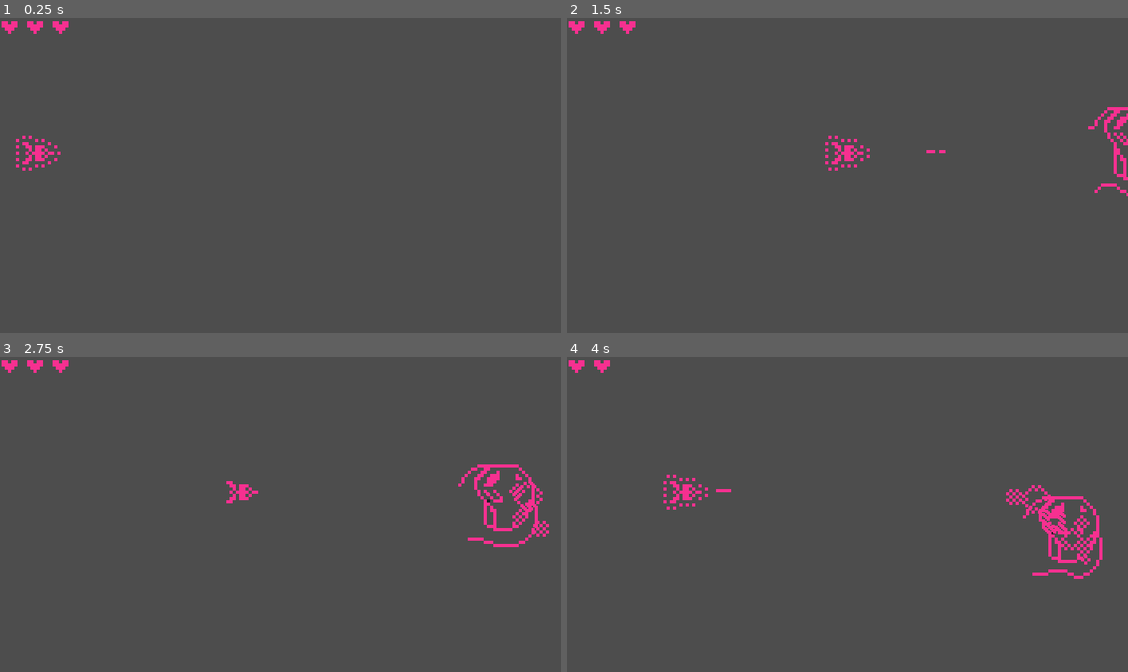
Above: before the commit, frames 1-4 (two rows, left to right).
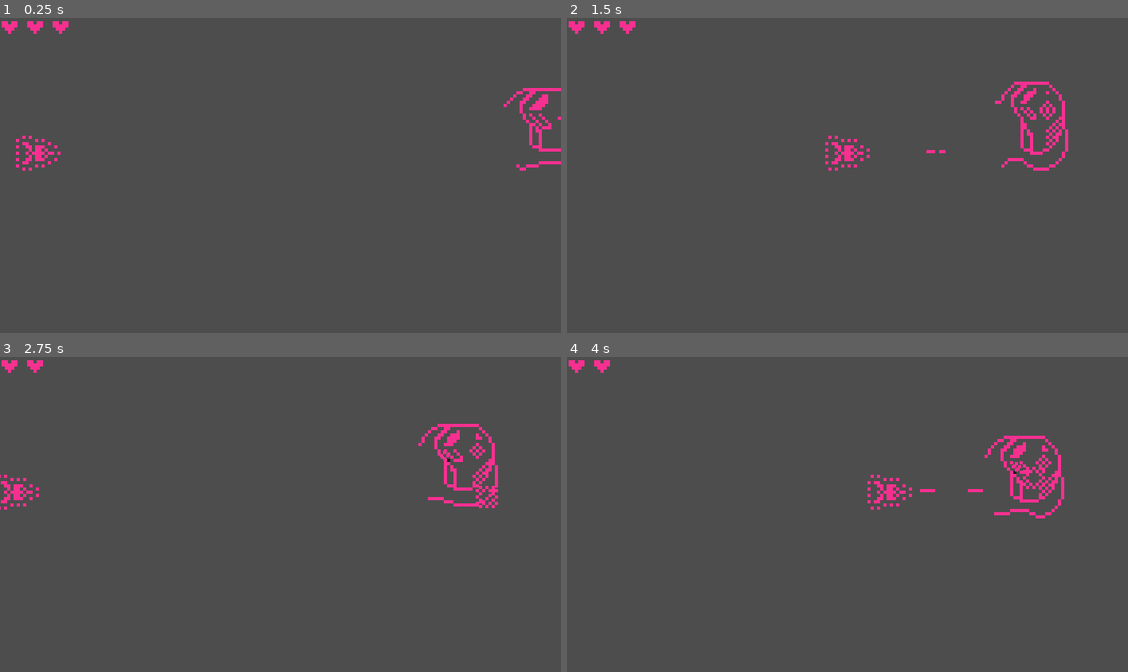
Above: after the commit, the same moments.

Repository: victor-romero-martinez/space-umpact
Game: Godot game, scene res://test/test_room.tscn
The game is run twice, just before and just after one commit, with the same random seed, the same clock (stepped at 60 frames per second) and the same inputs. This scene is started directly instead of the project's main scene.
Inputs:
- Up to frame 1 (0.25 s): no input
- Up to frame 2 (1.5 s): tap Enter (ui_accept) at 0.5, 0.77 s; hold Right (ui_right) from 0.53 s (still down)
- Up to frame 3 (2.75 s): tap Enter (ui_accept) at 1.52 s; release Right (ui_right) at 2.03 s; hold Left (ui_left) from 2.03 s (still down)
- Up to frame 4 (4 s): release Left (ui_left) at 2.78 s; hold Right (ui_right) from 2.78 s (still down); tap Enter (ui_accept) at 3.02, 3.77 s

The runs differ from the first frame. In frame 1, 0.6% of the frame differs, in the area x 89-100%, y 22-49%; in frame 2, 1.3%; in frame 3, 2.3%; in frame 4, 2.7%, in the area x 17-96%, y 25-71%.

Commit message:
refact: update boss entrance

Diff:
--- a/levels/level_1/boss_chunk.tscn
+++ b/levels/level_1/boss_chunk.tscn
@@ -8,13 +8,23 @@
 
 [node name="BossChunk" type="Node2D"]
 
-[node name="Boss1" parent="." instance=ExtResource("1_6kwli")]
-position = Vector2(197, 42)
+[node name="Boss1" parent="." node_paths=PackedStringArray("initial_position", "final_position") instance=ExtResource("1_6kwli")]
+position = Vector2(197, -2)
+initial_position = NodePath("../InitialPosition")
+final_position = NodePath("../FinalPosition")
 
 [node name="EnemyAction" parent="." instance=ExtResource("2_cmg2v")]
 collision_mask = 4
+metadata/_edit_lock_ = true
 
 [node name="CollisionShape2D" type="CollisionShape2D" parent="EnemyAction"]
 position = Vector2(154, 33)
 shape = SubResource("RectangleShape2D_jsmrg")
 debug_color = Color(0.312419, 0.619569, 0.268772, 0.42)
+metadata/_edit_lock_ = true
+
+[node name="InitialPosition" type="Marker2D" parent="."]
+position = Vector2(189, 34)
+
+[node name="FinalPosition" type="Marker2D" parent="."]
+position = Vector2(143, 34)
--- a/scenes/enemies/boss_1.tscn
+++ b/scenes/enemies/boss_1.tscn
@@ -1,6 +1,5 @@
-[gd_scene load_steps=16 format=3 uid="uid://c88ev1so4wvv1"]
+[gd_scene load_steps=15 format=3 uid="uid://c88ev1so4wvv1"]
 
-[ext_resource type="PackedScene" uid="uid://b2jnic4ytfvg3" path="res://entities/actors.tscn" id="1_ulolt"]
 [ext_resource type="Script" path="res://scripts/boss.gd" id="2_fcshl"]
 [ext_resource type="Texture2D" uid="uid://c8obpupy8uofa" path="res://assets/boss.png" id="2_pqo2t"]
 [ext_resource type="PackedScene" uid="uid://cwj4d2ay65k5w" path="res://scenes/utilities/bullet.tscn" id="3_23eqv"]
@@ -56,38 +55,38 @@
 radius = 12.0
 height = 28.0
 
-[node name="Boss1" instance=ExtResource("1_ulolt")]
+[node name="Boss1" type="CharacterBody2D"]
 script = ExtResource("2_fcshl")
 health = 6
 bullet_scene = ExtResource("3_23eqv")
 explotion_scene = ExtResource("4_7o8cd")
 
-[node name="AnimatedSprite2D" parent="." index="0"]
+[node name="AnimatedSprite2D" type="AnimatedSprite2D" parent="."]
 sprite_frames = SubResource("SpriteFrames_on6vi")
 frame = 1
 frame_progress = 0.285806
 
-[node name="CollisionShape2D" parent="." index="1"]
+[node name="CollisionShape2D" type="CollisionShape2D" parent="."]
 visible = false
 position = Vector2(2, -2)
 shape = SubResource("CapsuleShape2D_2b4aq")
 debug_color = Color(0.679218, 0.327654, 0.955027, 0.42)
 
-[node name="EnemyHealthBox" parent="." index="2" instance=ExtResource("3_yd4ll")]
+[node name="EnemyHealthBox" parent="." instance=ExtResource("3_yd4ll")]
 visible = false
 
-[node name="CollisionShape2D" type="CollisionShape2D" parent="EnemyHealthBox" index="0"]
+[node name="CollisionShape2D" type="CollisionShape2D" parent="EnemyHealthBox"]
 position = Vector2(3, -2)
 shape = SubResource("CapsuleShape2D_krlev")
 debug_color = Color(0.59863, 0.376395, 0.987965, 0.42)
 
-[node name="EnemyHitBox" parent="." index="3" instance=ExtResource("4_6iuw8")]
+[node name="EnemyHitBox" parent="." instance=ExtResource("4_6iuw8")]
 visible = false
 
-[node name="CollisionShape2D" type="CollisionShape2D" parent="EnemyHitBox" index="0"]
+[node name="CollisionShape2D" type="CollisionShape2D" parent="EnemyHitBox"]
 shape = SubResource("CapsuleShape2D_s5r1f")
 
-[node name="ExploitTrigger" type="Timer" parent="." index="4"]
+[node name="ExploitTrigger" type="Timer" parent="."]
 unique_name_in_owner = true
 wait_time = 0.25
 
--- a/scripts/boss.gd
+++ b/scripts/boss.gd
@@ -14,11 +14,13 @@
 @export var timer_shots: float = 2.0
 @export var bullet_by_shots: int = 1
 @export var explotion_scene: PackedScene
+## initial position
+@export var initial_position: Marker2D
+## position on game
+@export var final_position: Marker2D
 
 
 var _screen_size: Vector2
-var _on_viewport: Vector2 = Vector2(155.0, 42.0)
-var _offset_vieport: Vector2 = Vector2(197.0, 42.0)
 var _can_shoot: bool = false
 var _is_dead: bool = false
 
@@ -27,8 +29,12 @@
 	if not bullet_scene or not explotion_scene:
 		push_error('Some PackedScene is missing')
 
+	if initial_position and final_position:
+		_enter_the_stage()
+	else:
+		printerr('Initial or final position is undefined')
+
 	$AnimatedSprite2D.play("default")
-	position = _offset_vieport
 	_screen_size = Global.screen_size + Vector2(0, 20.0) # a little higher than the initial
 
 	var spetial_timer = Timer.new()
@@ -43,13 +49,16 @@
 	_apply_movement()
 
 
+func _enter_the_stage():
+	global_position = initial_position.position
+	var t = create_tween()
+	t.tween_property(self, 'global_position', final_position.position, 3.5)\
+		.set_trans(Tween.TRANS_EXPO)\
+		.set_ease(Tween.EASE_OUT)
+	t.tween_callback(func (): immunity = false)
+
+
 func _apply_movement():
-	if global_position.x > _on_viewport.x:
-		velocity.x = -speed
-	else:
-		velocity.x = 0
-		immunity = false
-
 	if not immunity and not _is_dead:
 		start_move_on_zigszag()
 		_can_shoot = true
